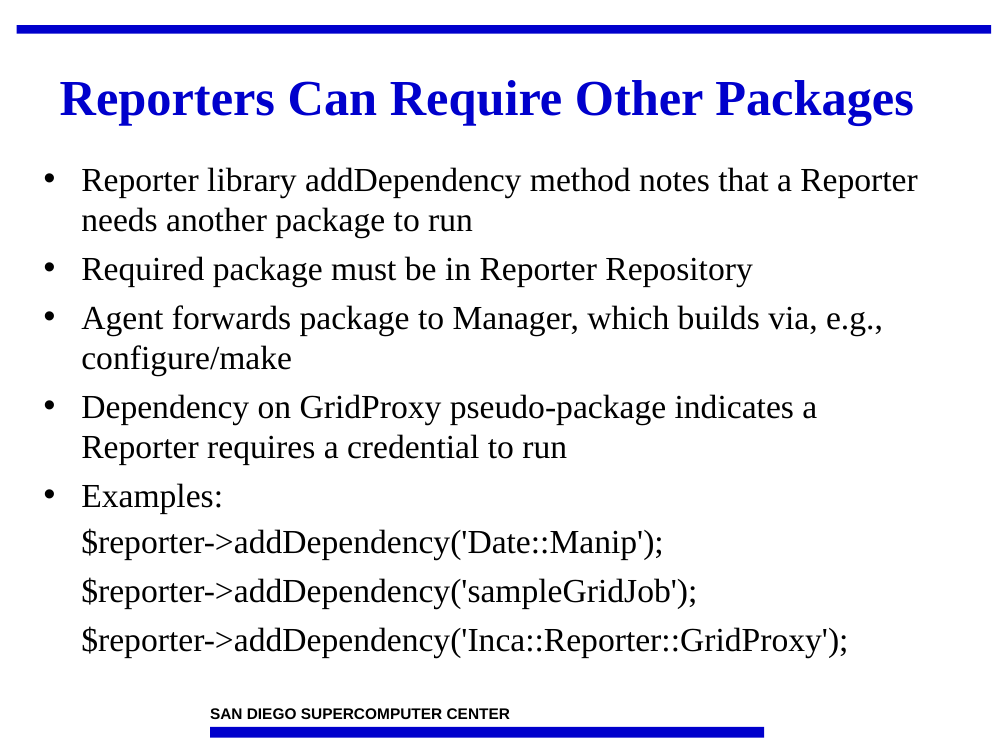
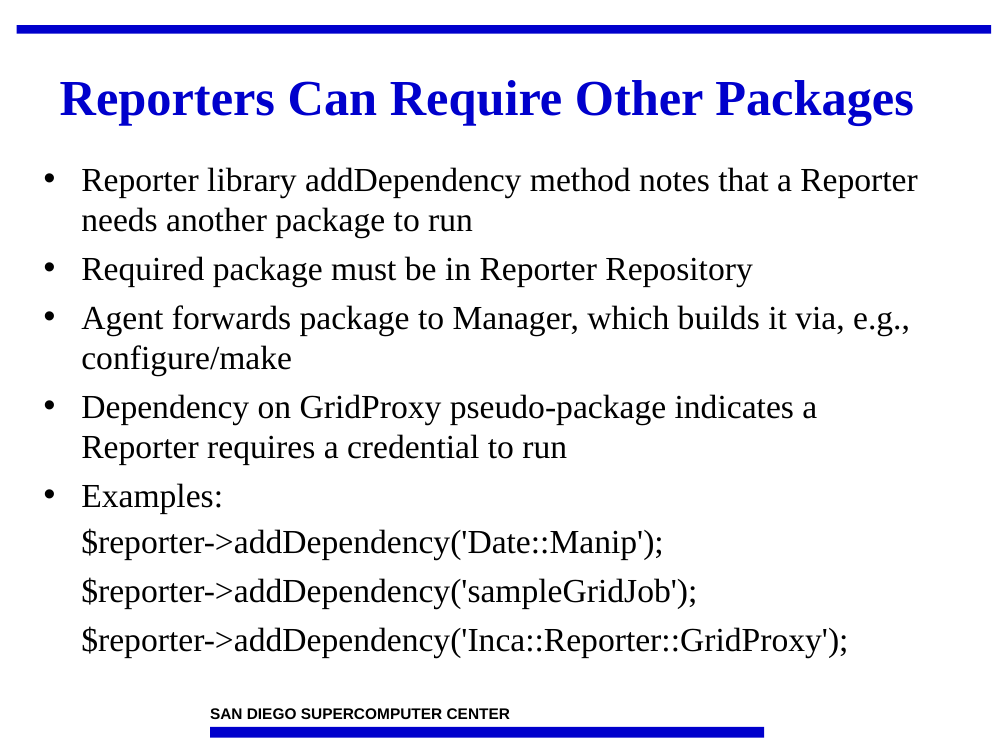
Before and after one commit to IncaProject/inca-xsede, a slide deck: slide 32 of talks/2008workshop/incaReporters.ppt. Drawn at 1008x756 pixels with LibreOffice and Linux fonts; fonts in the diff are those of the drawing; background and template pictures are left out. Boxes give left, top, right and bottom in pixels: in the first picture for what was removed or moved away, otherwise in the second. Text is boxed around its words. In the diff, an @@ line names an element or a change of style, - is before the commit and + after.

```diff
--- a/talks/2008workshop/incaReporters.ppt
+++ b/talks/2008workshop/incaReporters.ppt
@@ text at (81,305,910,376): text changed @@
-• Agent forwards package to Manager, which builds via, e.g., configure/make
+• Agent forwards package to Manager, which builds it via, e.g., configure/make
```
Also in this commit, not shown: 5 other slides changed, 1 slide added.
